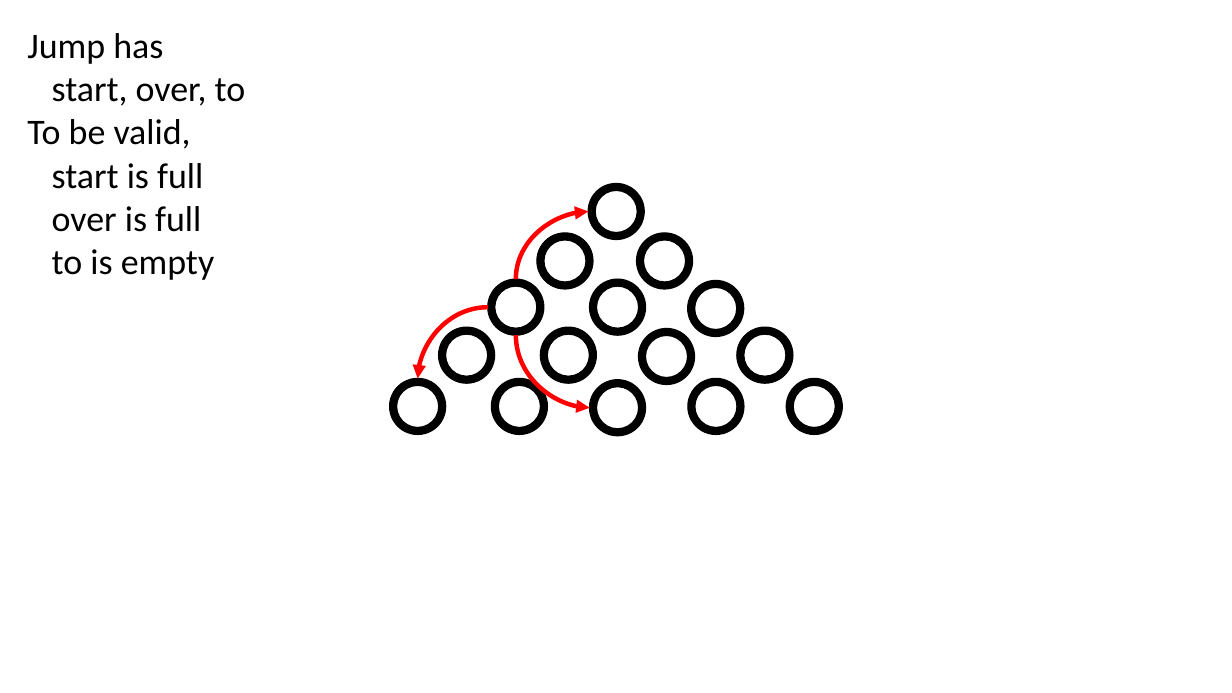
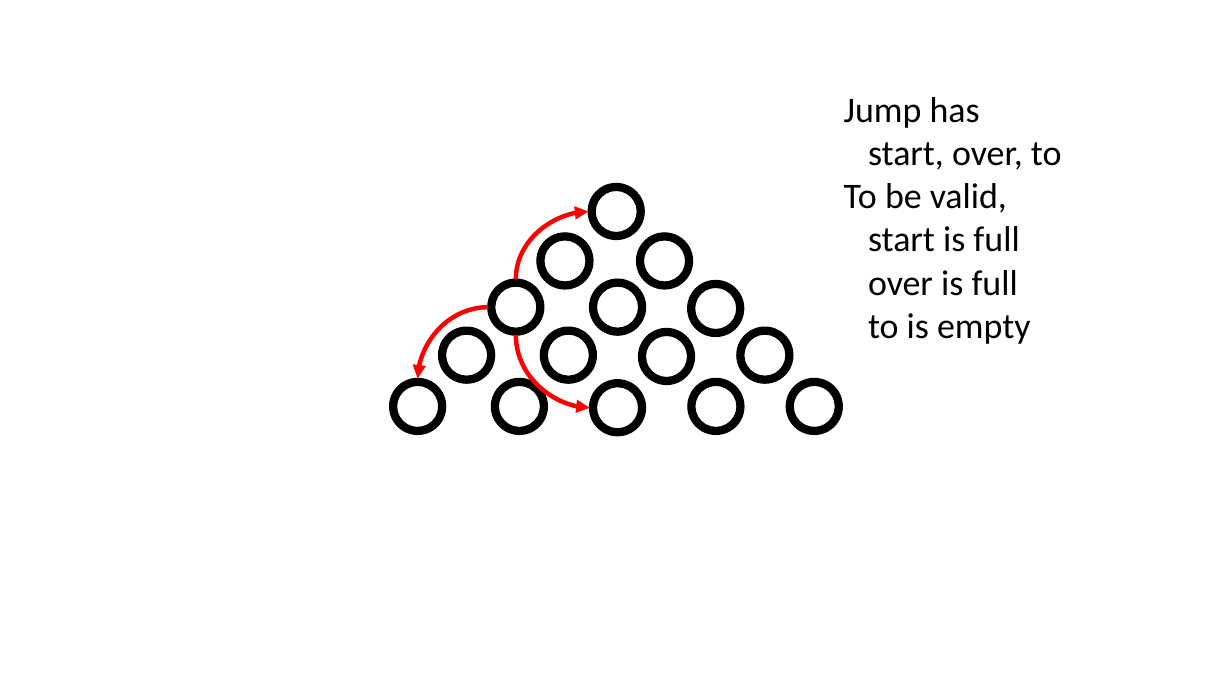
Before and after one commit to GregorKiczales/spd-materials, a slide deck: slide 7 of instructor/l17/l17-pad.pptx. Drawn at 1232x693 pixels with LibreOffice and Linux fonts; fonts in the diff are those of the drawing. Boxes give left, top, right and bottom in pixels: in the first picture for what was removed or moved away, otherwise in the second. Text is boxed around its words. In the diff, an @@ line names an element or a change of style, - is before the commit and + after.

```diff
--- a/instructor/l17/l17-pad.pptx
+++ b/instructor/l17/l17-pad.pptx
@@ text "Jump has" moved from (x1=27, y1=33, x2=246, y2=280) to (x1=844, y1=97, x2=1062, y2=344) @@
```
Also in this commit, not shown: 3 other slides changed, 2 slides added, 15 other files.
